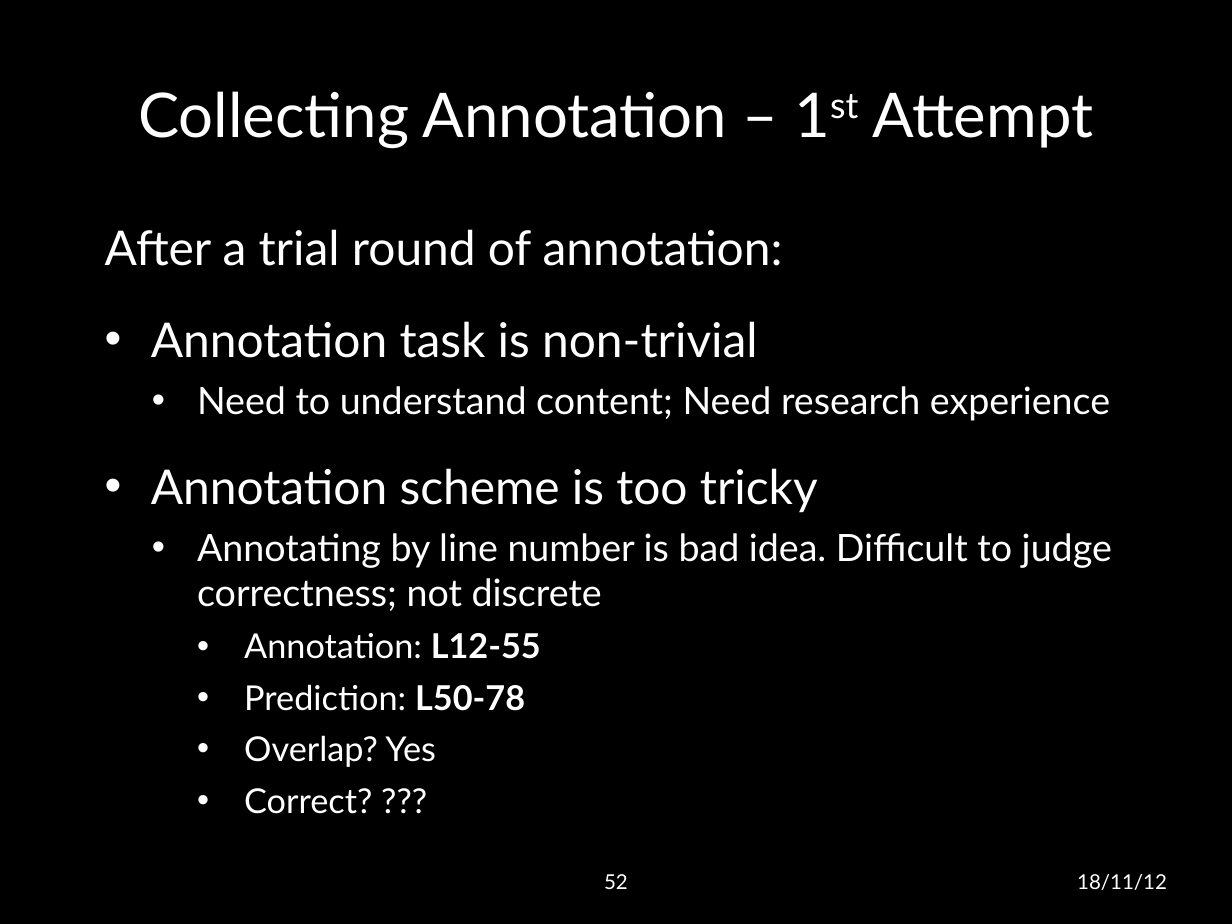
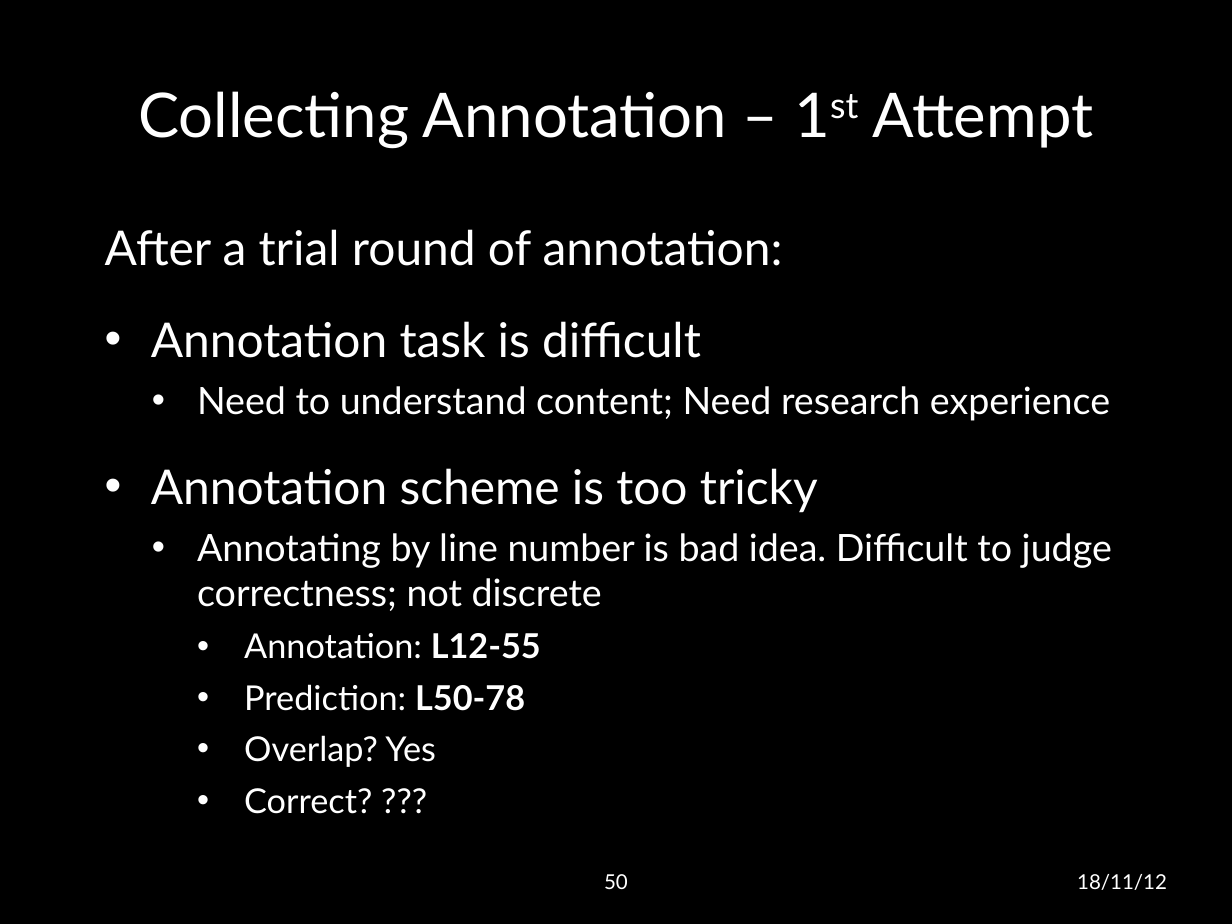
Before and after one commit to lwheng/fyp, a slide deck: slide 50 of presentation/final presentation.pptx (slide 52 before the commit). Drawn at 1232x924 pixels with LibreOffice and Linux fonts; fonts in the diff are those of the drawing; background and template pictures are left out. Boxes give left, top, right and bottom in pixels: in the first picture for what was removed or moved away, otherwise in the second. Text is boxed around its words. In the diff, an @@ line names an element or a change of style, - is before the commit and + after.

```diff
--- a/presentation/final presentation.pptx
+++ b/presentation/final presentation.pptx
@@ text at <box>151,321,701,358</box>: text changed @@
-• Annotation task is non-trivial
+• Annotation task is difficult
@@ page number at <box>604,874,628,889</box>: text changed @@
-52
+50
```
Also in this commit, not shown: 11 other slides changed, 2 slides removed.
